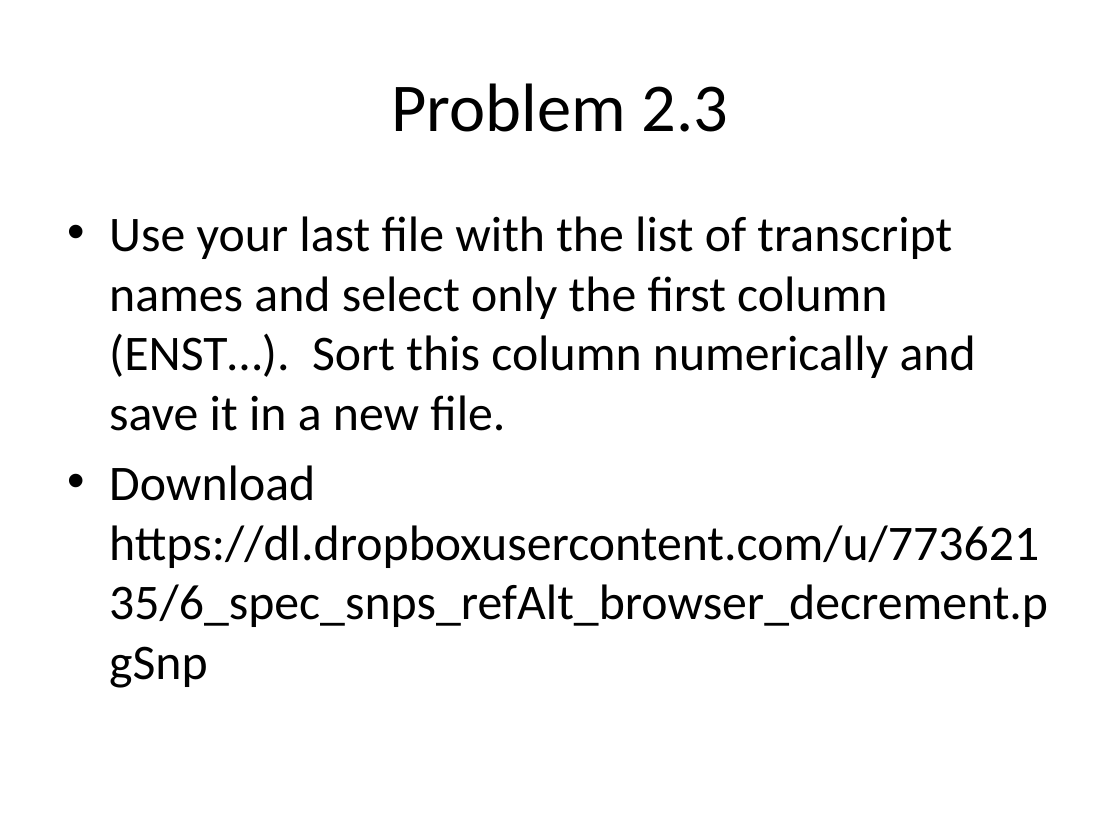
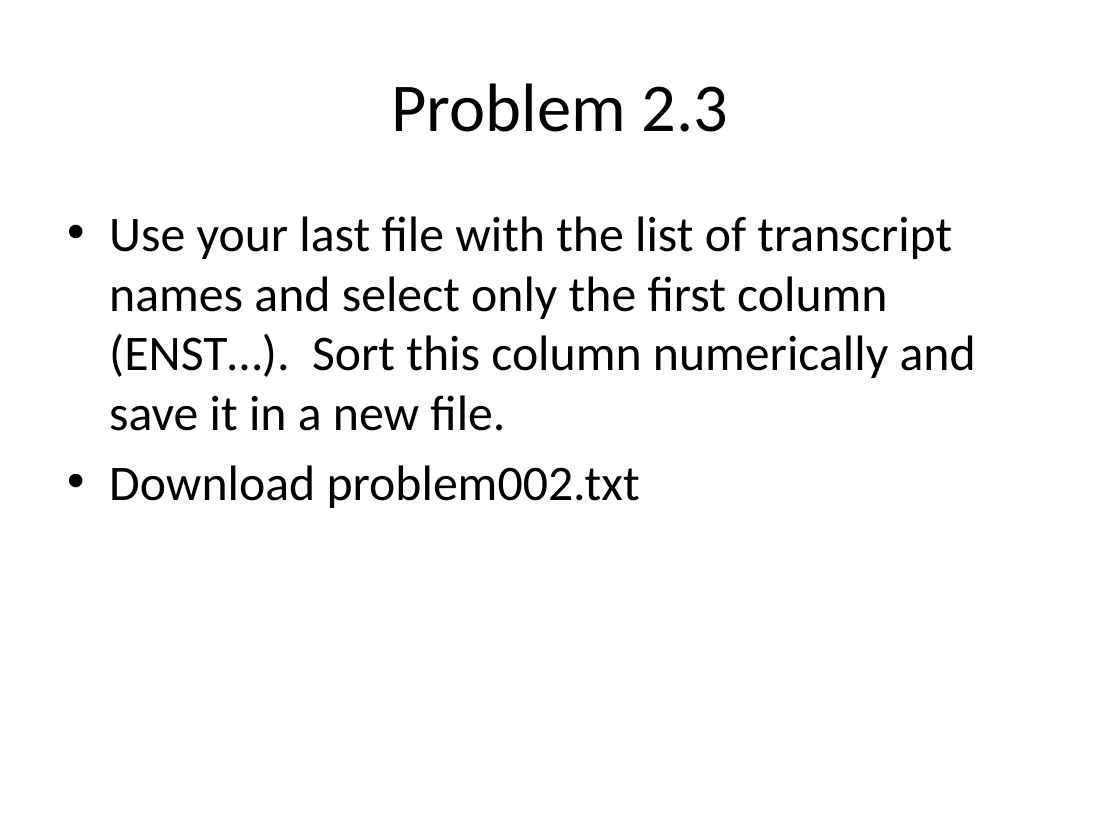
Before and after one commit to dib-lab/2013-srop-summer, a slide deck: slide 10 of Presentations/D1-3-CommandLineTools.pptx. Drawn at 1120x840 pixels with LibreOffice and Linux fonts; fonts in the diff are those of the drawing. Boxes give left, top, right and bottom in pixels: in the first picture for what was removed or moved away, otherwise in the second. Text is boxed around its words. In the diff, an @@ line names an element or a change of style, - is before the commit and + after.

```diff
--- a/Presentations/D1-3-CommandLineTools.pptx
+++ b/Presentations/D1-3-CommandLineTools.pptx
@@ text at (x1=109, y1=465, x2=640, y2=508): text changed @@
-• Download https://dl.dropboxusercontent.com/u/77362135/6_spec_snps_refAlt_browser_decrement.pgSnp
+• Download problem002.txt
```
Also in this commit, not shown: 1 other slide changed, 4 other files.
